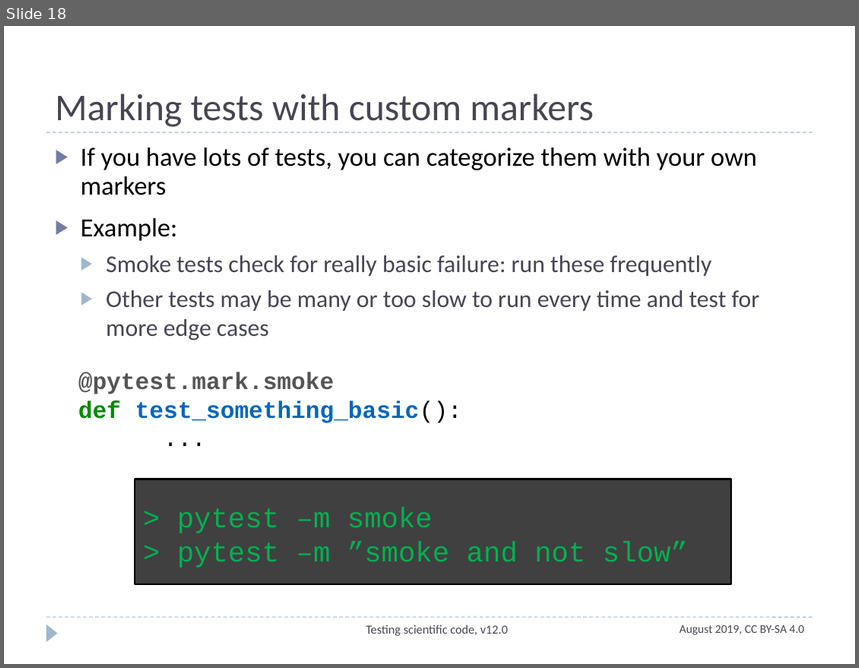
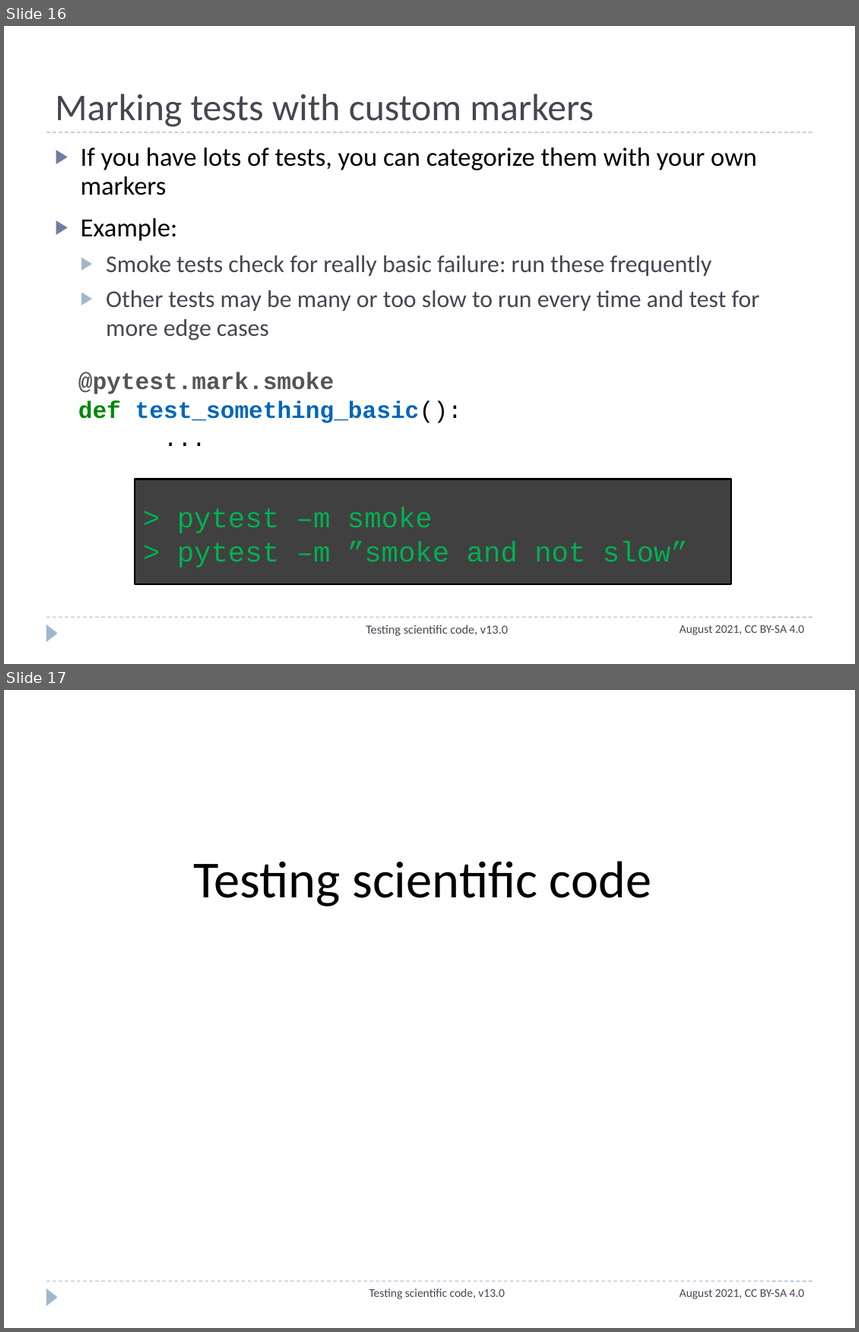
Before and after one commit to ASPP/testing_debugging_profiling, a slide deck: testing_part2.pptx. Shown one above the other, each under a label of ours: slide 18 before the commit, slides 16 and 17 after it. The pictures are 859x668 and 859x1332 pixels, drawn with LibreOffice and Linux fonts; fonts in the diff are those of the drawing. Boxes give left, top, right and bottom in pixels: in the first picture for what was removed or moved away, otherwise in the second. Text is boxed around its words. In the diff, an @@ line names an element or a change of style, - is before the commit and + after.

```diff
--- a/testing_part2.pptx
+++ b/testing_part2.pptx
@@ slide 17 added at (x1=4, y1=690, x2=855, y2=1328), background #FFFFFF; not listed: 2 template elements that a slide beside it also shows @@
@@ text added at (x1=193, y1=861, x2=652, y2=907), 44 pt, text #000000 @@
+Testing scientific code
@@ text added at (x1=370, y1=1289, x2=505, y2=1300), 10 pt, text #464653 @@
+Testing scientific code, v13.0
@@ text added at (x1=680, y1=1290, x2=805, y2=1300), 10 pt, text #464653 @@
+August 2021, CC BY-SA 4.0
@@ what was slide 18 is now slide 16 @@
@@ slide 16 changed as well @@
@@ text at (x1=366, y1=625, x2=508, y2=636): text changed @@
-Testing scientific code, v12.0
+Testing scientific code, v13.0
@@ text at (x1=680, y1=626, x2=805, y2=636): text changed @@
-August 2019, CC BY-SA 4.0
+August 2021, CC BY-SA 4.0
```
Also in this commit, not shown: 34 other slides changed, 1 slide removed.
